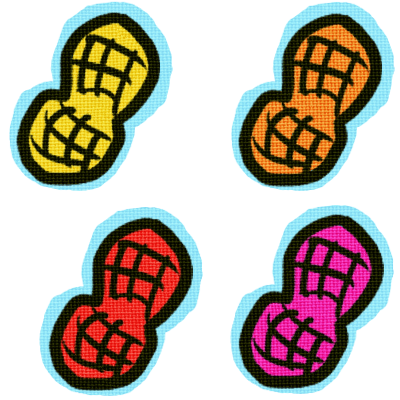
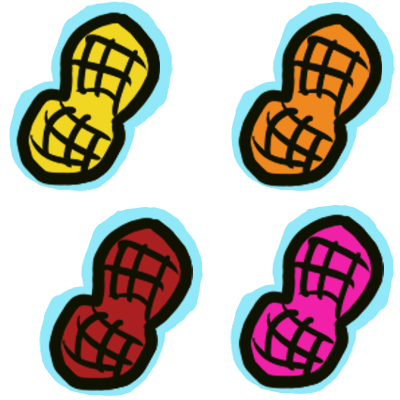
Two versions of the same layered image (400px x 400px). Layer-by-layer changes:
hid "Paint Layer 4" over [9, 1, 395, 396]
painted on "Paint Layer 2" (1st of 4) over [192, 205, 394, 394]
painted on "Paint Layer 2" (2nd of 4) over [39, 207, 256, 396]
painted on "Paint Layer 2" (3rd of 4) over [192, 2, 395, 256]
painted on "Copy of Paint Layer 3" (1st of 3) over [192, 205, 394, 394]
painted on "Copy of Paint Layer 3" (2nd of 3) over [39, 207, 256, 396]
painted on "Copy of Paint Layer 3" (3rd of 3) over [192, 2, 395, 256]
